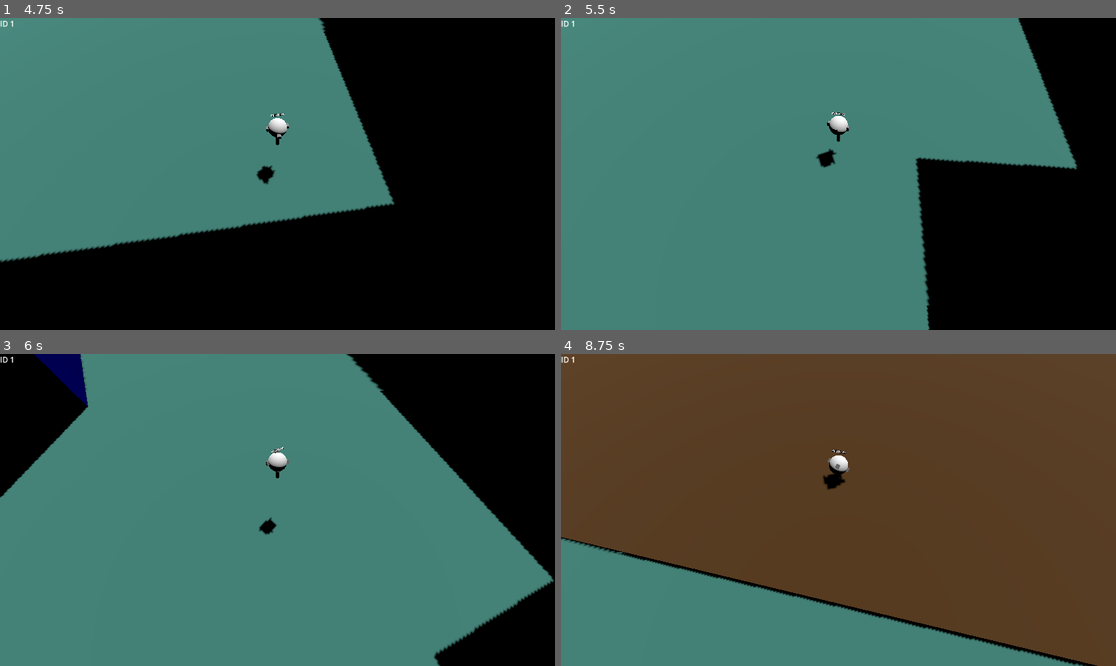
Above: before the commit, frames 1-4 (two rows, left to right).
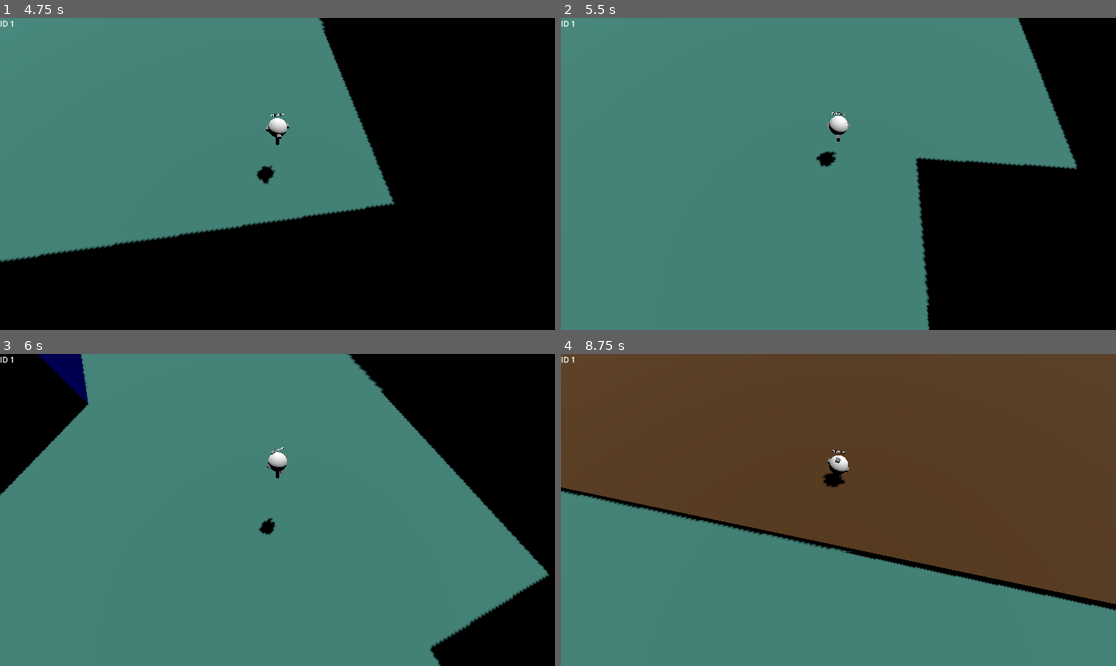
Above: after the commit, the same moments.

Repository: icvara/BestOnnlineGameEver
Game: Godot game, scene res://world/main.tscn
Two runs of this game, one before a commit and one after it. Both use one fixed random seed, a clock stepped at 60 frames per second and the inputs below.
Inputs (mouse positions are in pixels of both pictures, inside the frame that each line leads up to):
- Up to frame 1 (4.75 s): click (277, 117) at 0.52 s; type "Alex" at 0.6 s; click "Host" at 1.25 s; click "Play" at 2 s; move the mouse to (305, 174) at 2.77 s; hold W (up) from 2.78 s (still down); tap Space (space) at 2.85, 3.6, 4.35 s; move the mouse to (249, 174) at 3.52 s; move the mouse to (288, 167) at 4.27 s
- Up to frame 2 (5.5 s): keep holding W (up); move the mouse to (832, 180) at 5.02 s; tap Space (space) at 5.1 s
- Up to frame 3 (6 s): keep holding W (up); move the mouse to (316, 513) at 5.77 s; tap Space (space) at 5.85 s
- Up to frame 4 (8.75 s): move the mouse to (794, 506) at 6.52 s; tap Space (space) at 6.6, 7.35, 8.1 s; move the mouse to (844, 510) at 7.27 s; move the mouse to (816, 503) at 8.02 s; release W (up) at 8.03 s; hold D (right) from 8.03 s (still down)

Frame 1 is identical in both runs. In frame 2, less than 0.1% of the frame differs, in the area x 46-53%, y 31-49%; in frame 3, 1.4%; in frame 4, 20%, in the area x 0-100%, y 32-100%.

Commit message:
player now have dampening with greound (angular damp)

Diff:
--- a/Player/player_node.tscn
+++ b/Player/player_node.tscn
@@ -19,6 +19,7 @@
 [node name="Player" parent="." instance=ExtResource("1_7ia6u")]
 physics_material_override = SubResource("PhysicsMaterial_bd1d3")
 gravity_scale = 3.0
+angular_damp = 1.0
 
 [node name="CameraPivot" type="Node3D" parent="." node_paths=PackedStringArray("target")]
 unique_name_in_owner = true
